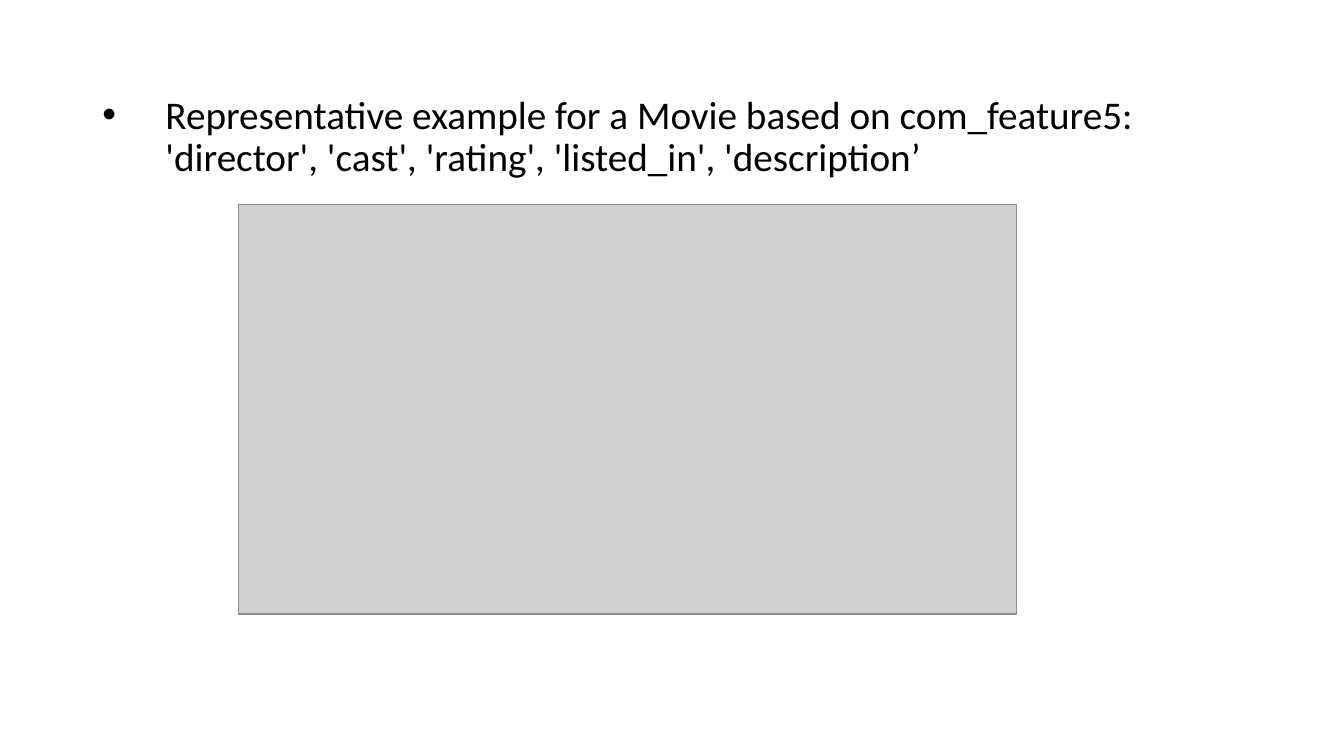
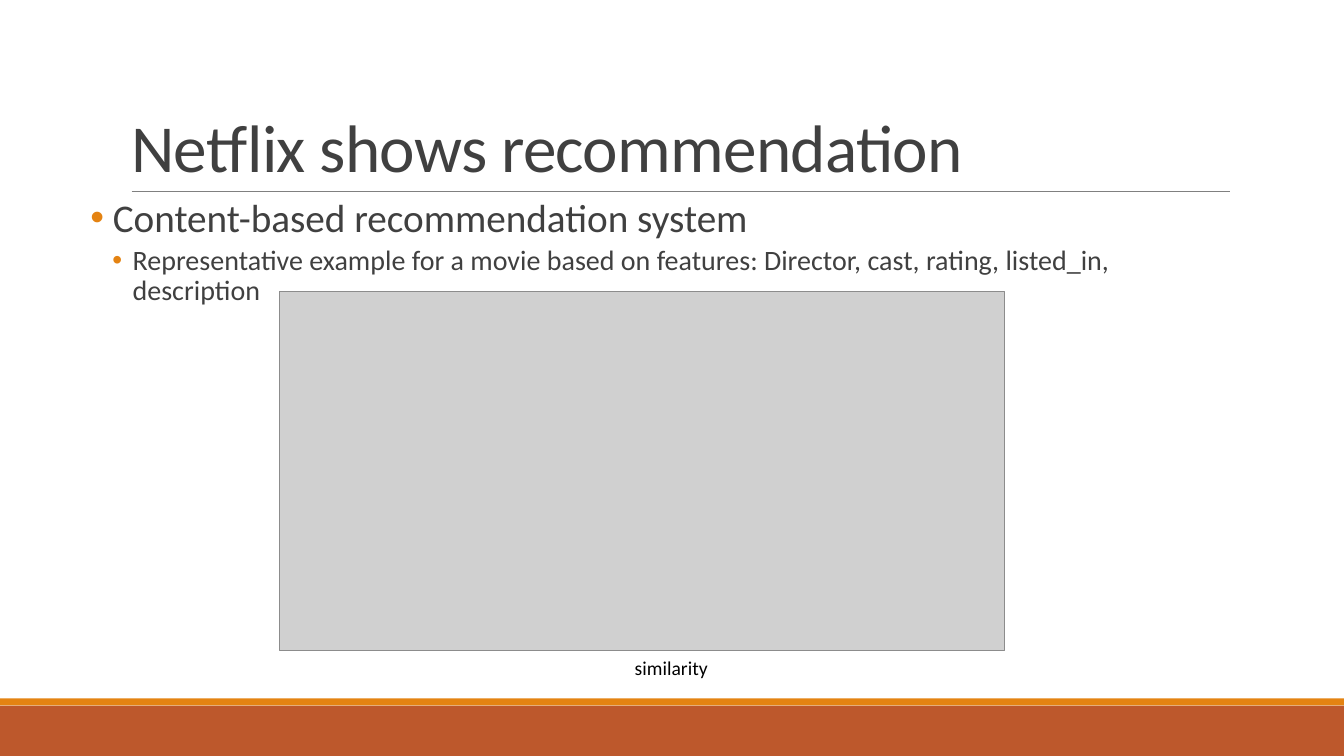
Before and after one commit to eegshou/proj5, a slide deck: slide 9 of Presentation_project5.pptx (slide 8 before the commit). Drawn at 1344x756 pixels with LibreOffice and Linux fonts; fonts in the diff are those of the drawing; grey boxes stand for pictures. Boxes give left, top, right and bottom in pixels: in the first picture for what was removed or moved away, otherwise in the second. Text is boxed around its words. In the diff, an @@ line names an element or a change of style, - is before the commit and + after.

```diff
--- a/Presentation_project5.pptx
+++ b/Presentation_project5.pptx
@@ title added at [131,125,963,173], 48 pt, text #404040 @@
+Netflix shows recommendation
@@ text "Content-based recommendation system" at [113,204,1109,305]: vertical alignment middle to top @@
@@ text at [113,204,1109,305]: text changed; size 28 to 20 pt; text colour #000000 to #404040 @@
-• Representative example for a Movie based on com_feature5: 'director', 'cast', 'rating', 'listed_in', 'description’
+• Content-based recommendation system
+  • Representative example for a movie based on features: Director, cast, rating, listed_in, description
@@ line added from (132, 192) to (1231, 192), #808080 0.5 pt @@
@@ picture: place and size @@
-picture at [239,205,1017,614]
+picture at [280,291,1005,650]
@@ text added at [635,661,708,678], 14 pt, text #000000 @@
+similarity
@@ rectangle added at [0,706,1344,756], fill #BD582C @@
@@ rectangle added at [0,699,1344,706], fill #E48312 @@
```
Also in this commit, not shown: 6 other slides changed, 4 slides added, 3 slides removed, 3 other files.
